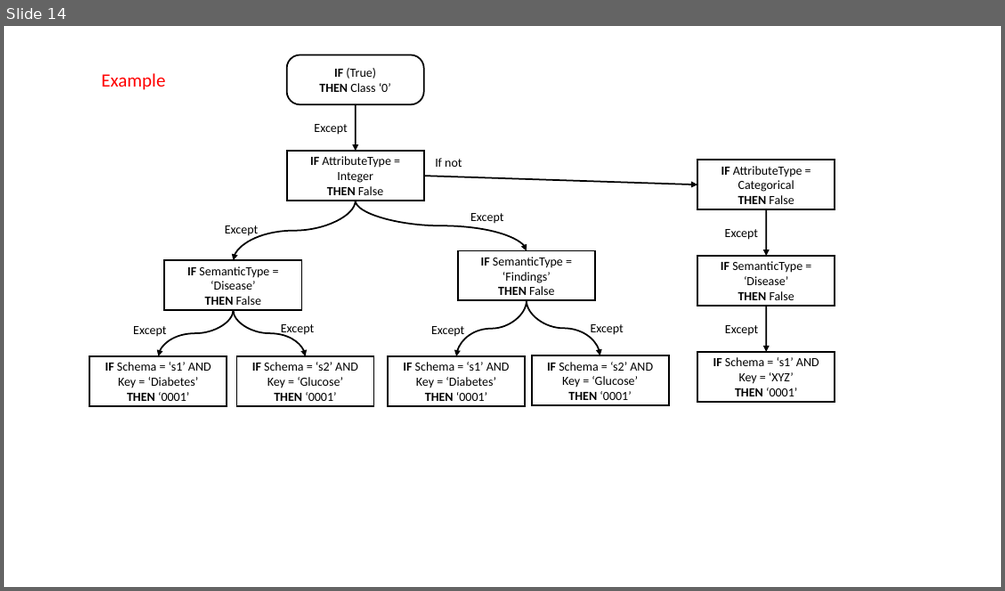
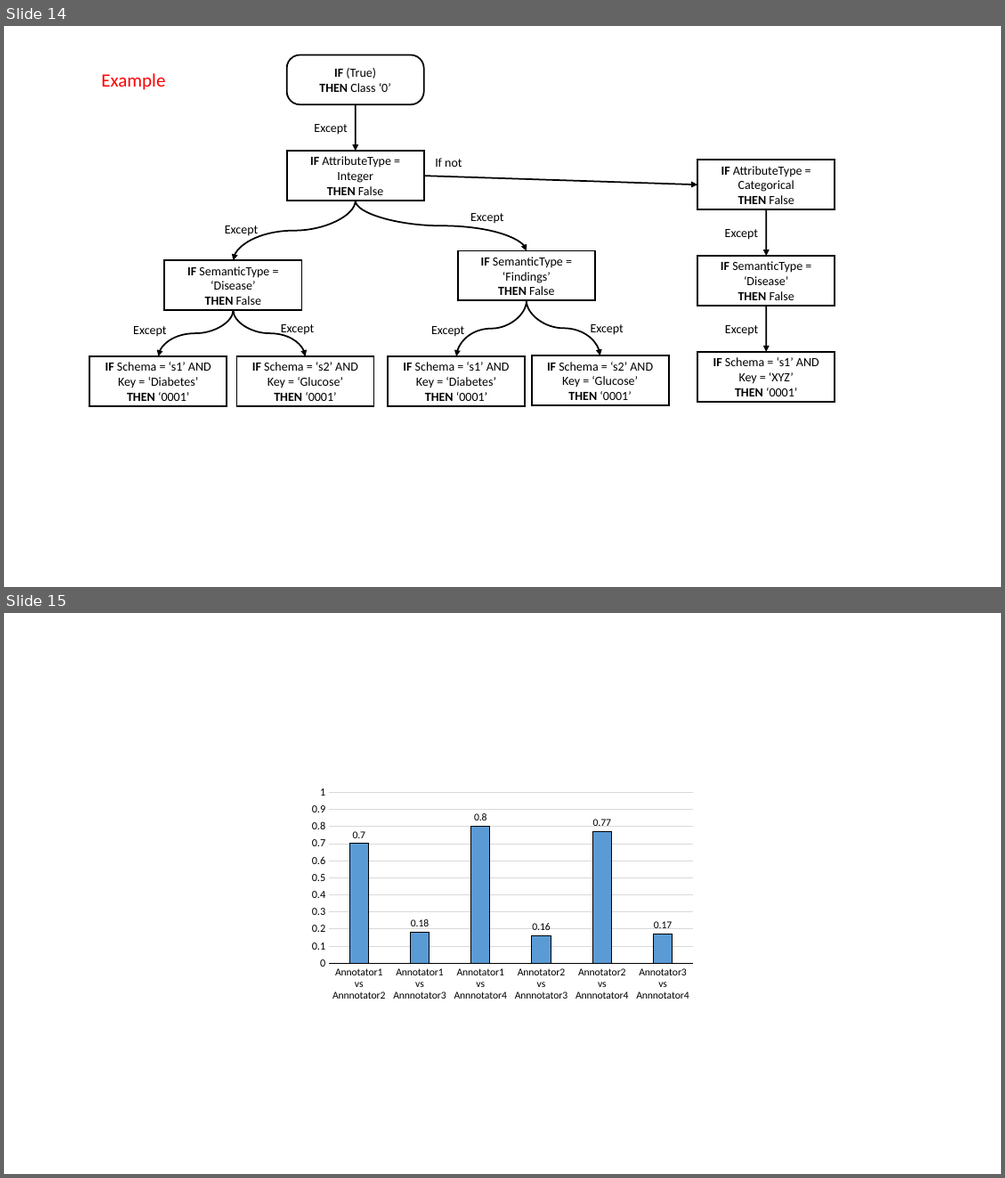
Before and after one commit to desertzebra/EMR-Interoperability, a slide deck: Presentations/EMR Interroperability V0.2.pptx. Shown one above the other, each under a label of ours: slide 14 before the commit, slides 14 and 15 after it. The pictures are 1005x591 and 1005x1178 pixels, drawn with LibreOffice and Linux fonts; fonts in the diff are those of the drawing. Boxes give left, top, right and bottom in pixels: in the first picture for what was removed or moved away, otherwise in the second. Text is boxed around its words. In the diff, an @@ line names an element or a change of style, - is before the commit and + after.

Commit message:
Annotator table and graph

```diff
--- a/Presentations/EMR Interroperability V0.2.pptx
+++ b/Presentations/EMR Interroperability V0.2.pptx
@@ slide 15 added at (x1=4, y1=613, x2=1001, y2=1174), background #FFFFFF @@
@@ column chart added at (x1=304, y1=781, x2=701, y2=1005) @@
+categories: Annotator1 vs Annnotator2, Annotator1 vs Annnotator3, Annotator1 vs Annnotator4, Annotator2 vs Annnotator3, Annotator2 vs Annnotator4, Annotator3 vs Annnotator4
+Series 1: 0.7, 0.18, 0.8, 0.16, 0.77, 0.17
```
Also in this commit, not shown: 7 other files.
